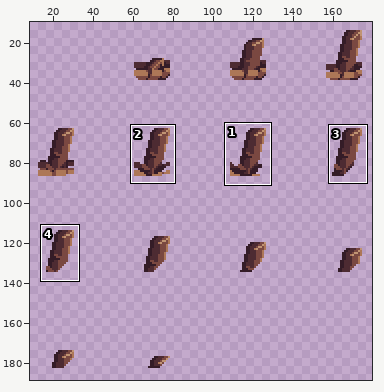
One commit to this sprite sheet: assets/spell/earth_wall.png. The first picture is a wide view before the edit; the outline marks the close-up.
Close-up. The starting point:
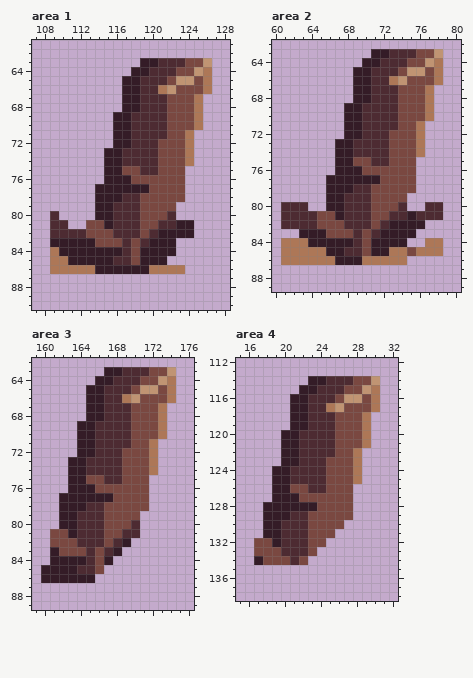
The file is 192x192 pixels. Shown: area 1: x 107..128, y 61..90; area 2: x 60..80, y 62..89; area 3: x 159..176, y 62..89; area 4: x 15..32, y 112..138. The wide view leaves out empty margins. The commit also changed other parts of the picture, which this record leaves out.
And afterwards:
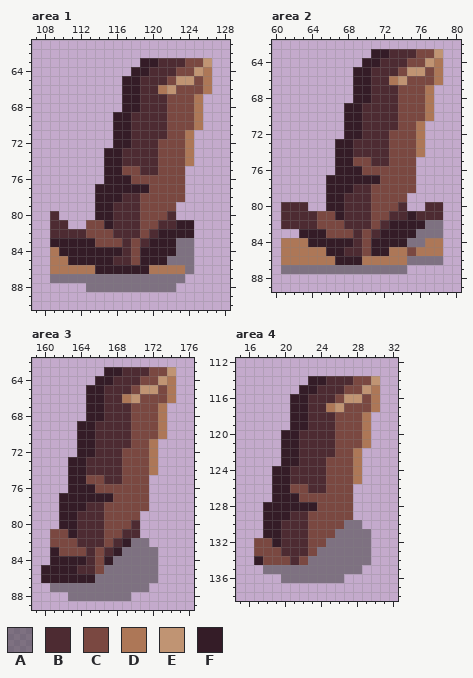
Palette (. is transparent): A #3f3f3f87  B #4d2b32  C #7a4841  D #ad7757  E #c09473  F #341c27
The exact change:
Area 1:
y 83..84: x 123..124 .. -> AA
y 85: x 122..124 ... -> AAA
y 86: x 124 . -> A
y 87: x 109..123 ............... -> AAAAAAAAAAAAAAA
y 88: x 113..122 .......... -> AAAAAAAAAA
Area 2:
y 82: x 77..78 .. -> AA
y 83: x 76..78 ... -> AAA
y 84: x 75..76 .. -> AA
y 86: x 75..78 .... -> AAAA
y 87: x 61..74 .............. -> AAAAAAAAAAAAAA
Area 3:
y 82: x 170..171 .. -> AA
y 83: x 169..172 .... -> AAAA
y 84: x 168..172 ..... -> AAAAA
y 85: x 167..172 ...... -> AAAAAA
y 86: x 166..172 ....... -> AAAAAAA
y 87: x 161..171 ........... -> AAAAAAAAAAA
y 88: x 163..169 ....... -> AAAAAAA
Area 4:
y 130: x 27..28 .. -> AA
y 131: x 26..29 .... -> AAAA
y 132: x 25..29 ..... -> AAAAA
y 133: x 24..29 ...... -> AAAAAA
y 134: x 23..29 ....... -> AAAAAAA
y 135: x 18..28 ........... -> AAAAAAAAAAA
y 136: x 20..26 ....... -> AAAAAAA
Pixel boxes of the changes (left, top, right, bottom) in both close-ups:
added: (50, 238, 194, 292)
added: (281, 220, 443, 274)
added: (50, 538, 158, 601)
added: (263, 520, 371, 583)
